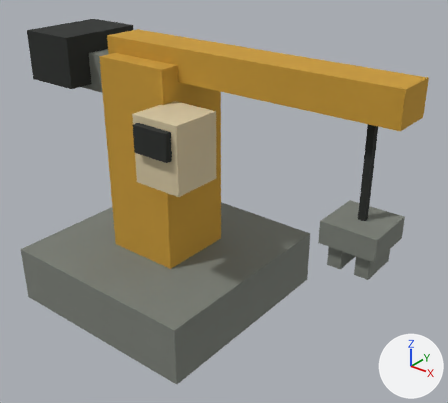
What one commit did to the glTF model docs/vision/assets/generated/crane.gltf.
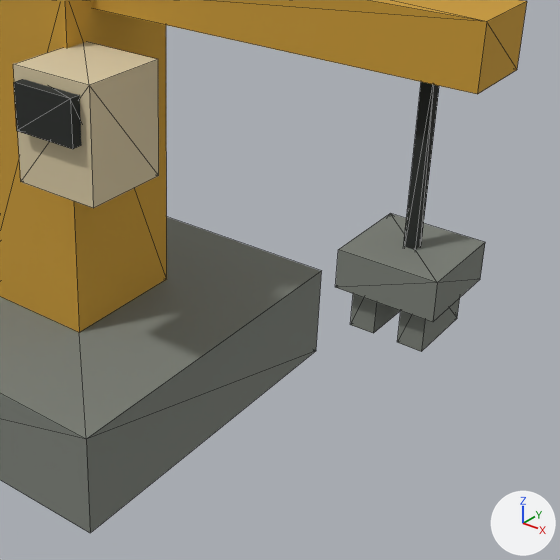
Each version is shown whole from a 50 mm camera at (4.12, -4.19, 3.9) aimed at (0.71, 0.07, 1.26), then close up on the part from 28% to 100% of the width and 19% to 99% of the height. The lights are fixed; the arrows at lower right show +X, +Y and +Z. The older version's two pictures come first. The close-ups show mesh edges as thin lines. Where no turn or scale is listed for an object, it has been applied to the vertices.

Objects in the first close-up: 'base', 'boom', 'cab', 'cabWindow', 'cable', 'clawLBlade', 'clawRBlade', 'grip', 'tower'.
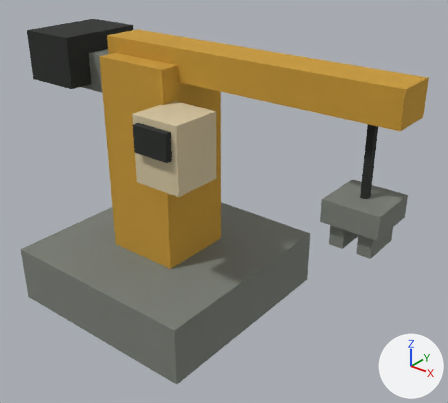
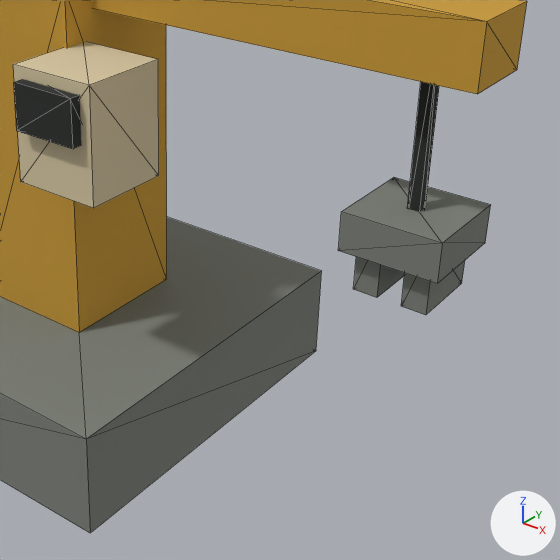
ob_hoist is not drawn itself; it is the parent of ob_clawl, ob_clawr, ob_cable, ob_grip.

The change, as a diff of the scene's bpy script:
```diff
--- a/docs/vision/assets/generated/crane.gltf.py
+++ b/docs/vision/assets/generated/crane.gltf.py
@@ ob_hoist @@
 ob_hoist.parent = ob_slew
-ob_hoist.location = (2.2, 0.0, 0.883)
+ob_hoist.location = (2.2, 0.0, 1.078)
```

What differs and where, as boxes [x1, y1, x2, y2] in the close-ups (560 x 560 px):
'grip', moved
    before: [336, 213, 485, 322]
    after: [338, 177, 491, 284]
'clawRBlade', moved
    before: [397, 298, 460, 351]
    after: [401, 261, 465, 315]
'cable', moved
    before: [404, 82, 439, 250]
    after: [408, 82, 439, 212]
'clawLBlade', moved
    before: [351, 294, 400, 333]
    after: [354, 257, 405, 298]
